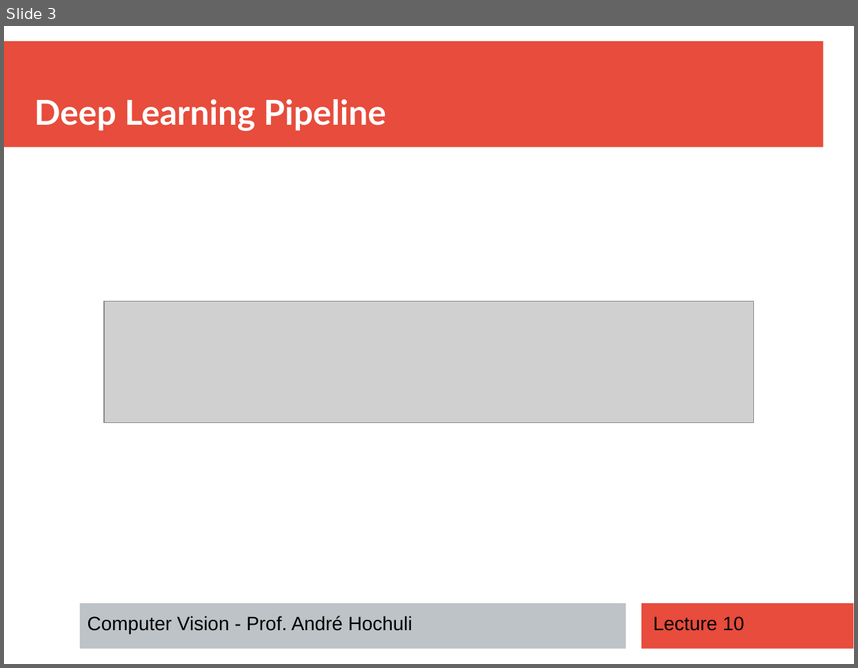
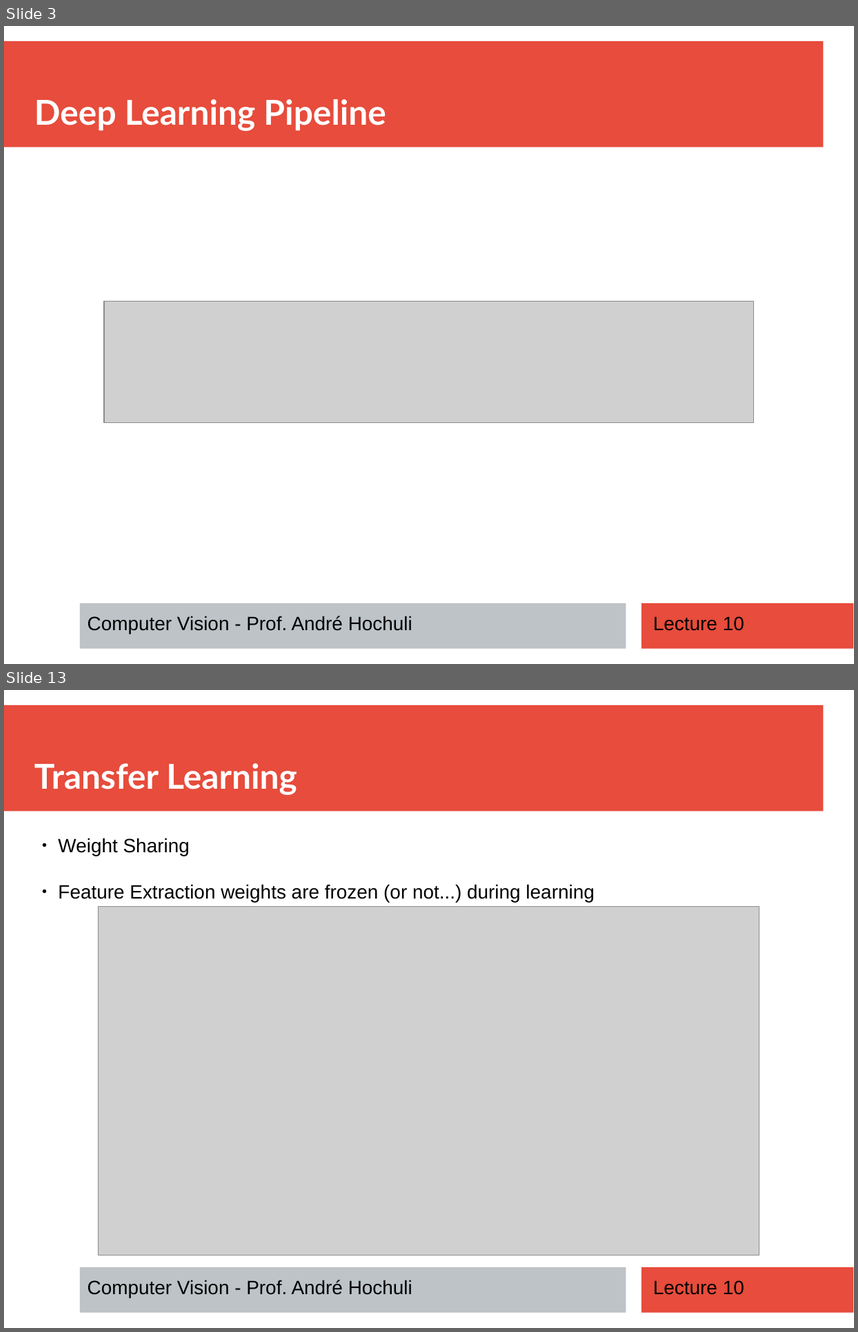
Before and after one commit to andrehochuli/teaching, a slide deck: ComputerVision/Lecture 10 -CNN Applications and Tricks/Lecture 10 -CNN Applications and Tricks.pptx. Shown one above the other, each under a label of ours: slide 3 before the commit, slides 3 and 13 after it; the slides between them are not shown. The pictures are 858x668 and 858x1332 pixels, drawn with LibreOffice and Linux fonts; fonts in the diff are those of the drawing; grey boxes stand for pictures. Boxes give left, top, right and bottom in pixels: in the first picture for what was removed or moved away, otherwise in the second. Text is boxed around its words. In the diff, an @@ line names an element or a change of style, - is before the commit and + after.

```diff
--- a/ComputerVision/Lecture 10 -CNN Applications and Tricks/Lecture 10 -CNN Applications and Tricks.pptx
+++ b/ComputerVision/Lecture 10 -CNN Applications and Tricks/Lecture 10 -CNN Applications and Tricks.pptx
@@ slide 13 added at box(4, 690, 854, 1328), background #FFFFFF; not listed: 3 template elements that a slide beside it also shows @@
@@ text added at box(34, 763, 297, 795), 32 pt, text #FFFFFF, bold @@
+Transfer Learning
@@ text added at box(58, 838, 594, 902), 18 pt, text #000000 @@
+● Weight Sharing
+● Feature Extraction weights are frozen (or not...) during learning
@@ picture added at box(98, 907, 759, 1255) @@
@@ text added at box(87, 1279, 412, 1297), 18 pt, text #000000 @@
+Computer Vision - Prof. André Hochuli
@@ text added at box(653, 1280, 744, 1294), 18 pt, text #000000 @@
+Lecture 10
```
Also in this commit, not shown: 1 slide changed, 9 other slides added.
